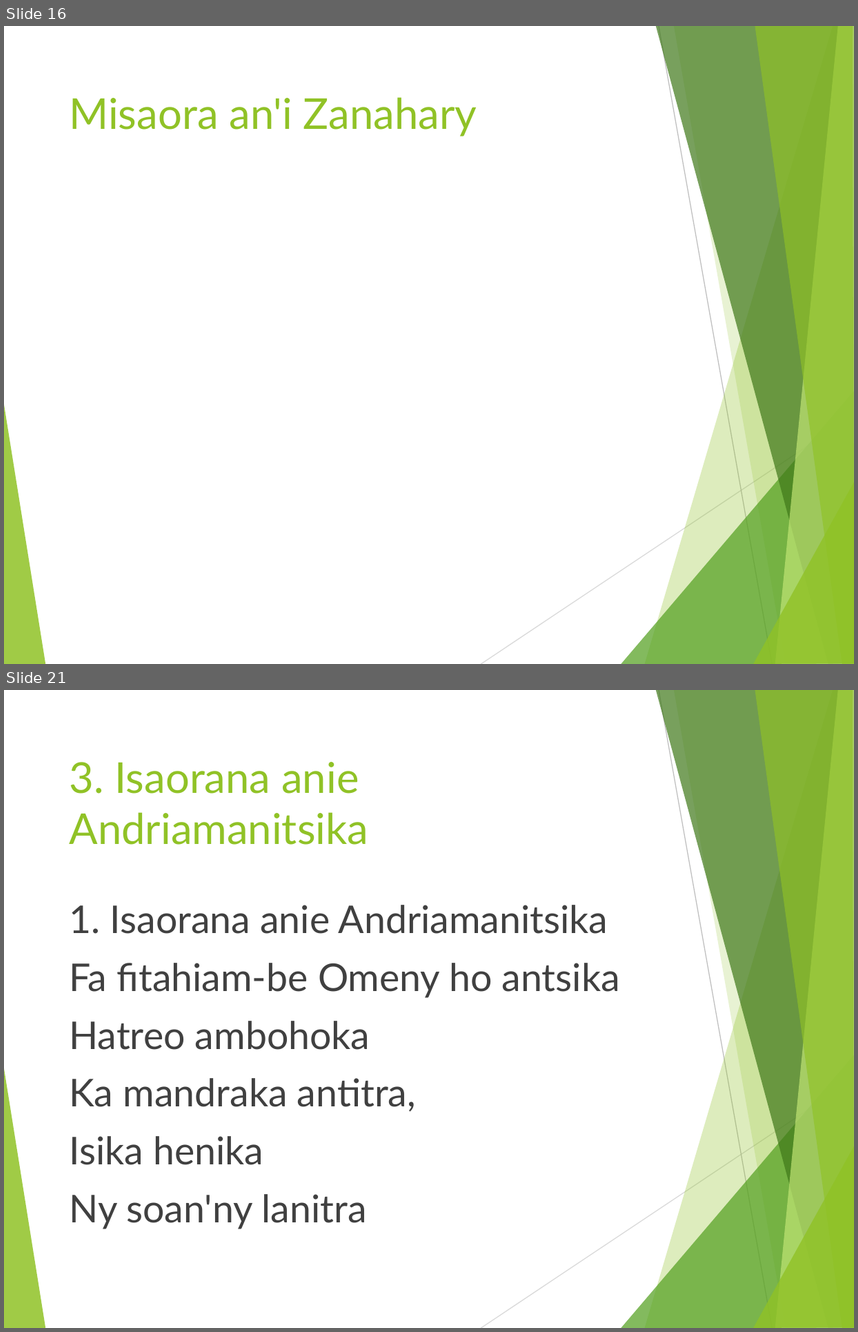
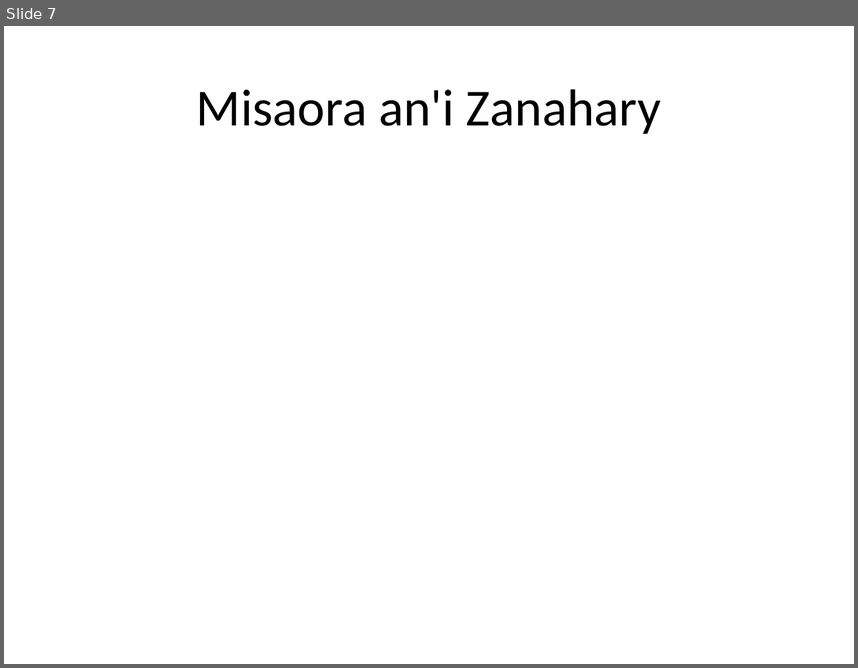
Before and after one commit to jojoX94/Powerpoint-cli--Python, a slide deck: chants.pptx. Shown one above the other, each under a label of ours: slides 16 and 21 before the commit, slide 7 after it; the slides between them are not shown. The pictures are 858x1332 and 858x668 pixels, drawn with LibreOffice and Linux fonts; fonts in the diff are those of the drawing; background and template pictures are left out. Boxes give left, top, right and bottom in pixels: in the first picture for what was removed or moved away, otherwise in the second. Text is boxed around its words. In the diff, an @@ line names an element or a change of style, - is before the commit and + after.

```diff
--- a/chants.pptx
+++ b/chants.pptx
@@ slide 21 removed at box(4, 690, 854, 1328), background #FFFFFF; not listed: 10 template elements that a slide beside it also shows @@
@@ title removed at box(69, 762, 368, 845) @@
-3. Isaorana anie Andriamanitsika
@@ text removed at box(69, 905, 620, 1229) @@
-1. Isaorana anie Andriamanitsika
-Fa fitahiam-be Omeny ho antsika
-Hatreo ambohoka
-Ka mandraka antitra,
-Isika henika
-Ny soan'ny lanitra
@@ what was slide 16 is now slide 7 @@
@@ slide 7 changed as well @@
@@ title "Misaora an'i Zanahary": place and size @@
-title "Misaora an'i Zanahary" at box(69, 97, 477, 136)
+title "Misaora an'i Zanahary" at box(197, 89, 662, 134)
@@ title "Misaora an'i Zanahary" at box(197, 89, 662, 134): size 36 to 44 pt, font Lato to Calibri, text colour #90C226 to #000000; alignment left to centre; vertical alignment top to middle @@
@@ group removed at box(4, 26, 854, 664): 8 freeform shapes, 2 lines @@
```
Also in this commit, not shown: 13 other slides changed, 22 other slides removed, 2 other files.
